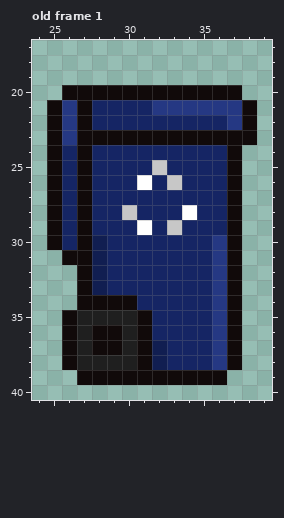
Pixel-art file -- Aseprite WIP/trash chest.aseprite. The first picture shows the starting point.
64x64 pixels, 1 frame. Colours within 5 levels of each other are drawn and written as one. Shown: old frame 1: x 24..39, y 17..40. The commit also changed other frames, which this record leaves out.
The result:
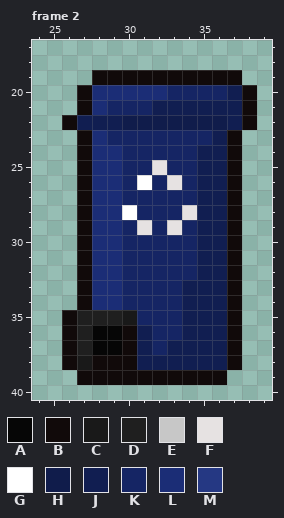
Palette (. is transparent): A #060606  B #110a0a  C #191919  D #1f1f1f  E #c7c7c7  F #e6e2e2  G #ffffff  H #101c4b  J #111e51  K #152564  L #1b2d76  M #253883
A new or re-ordered frame is compared with the old frame closest to it.
From old to new:
frames 1 -> 2
Frame 2 is new; against old frame 1:
y 19: x 28..37 .......... -> BBBBBBBBBB
y 20: x 26 B -> .; x 28..38 BBBBBBBBBB. -> LLLLLKKKKJB
y 21: x 25..26 BM -> ..; x 28 K -> L; x 32..37 MMMMMM -> JJJJJJ
y 22: x 25..37 BMBKKKKKKKKKM -> .BJJJHHHHHHHJ
y 23: x 25..26 BM -> ..; x 28..36 BBBBBBBBB -> LKKKKKKKJ; x 38 B -> .
y 24: x 25..26 BK -> ..; x 28..29 KK -> LL; x 35..36 KK -> JJ
y 25: x 25..26 BK -> ..; x 28..29 KK -> LL; x 32 E -> F; x 35..36 KK -> JJ
y 26: x 25..26 BK -> ..; x 28..29 KK -> LL; x 33 E -> F; x 35..36 KK -> JJ
y 27: x 25..26 BK -> ..; x 28..29 KK -> LL; x 35..36 KK -> JJ
y 28: x 25..26 BK -> ..; x 28..30 KKE -> LLG; x 34..36 GKK -> FJJ
y 29: x 25..26 BK -> ..; x 28..29 KK -> LL; x 31 G -> F; x 33 E -> F; x 35..36 KK -> JJ
y 30: x 25..26 BK -> ..; x 28..29 JK -> LL; x 35..36 KM -> JJ
y 31: x 26 B -> .; x 28..29 JK -> LL; x 35..36 KM -> JJ
y 32: x 28..29 JK -> LL; x 35..36 KM -> JJ
y 33: x 28..29 JK -> LL; x 34..36 KKM -> JJJ
y 34: x 28..30 BBB -> LLK; x 34..36 KKM -> JJJ
y 35: x 30..31 DB -> CK; x 34..36 KKM -> JJJ
y 36: x 28..31 BBDB -> AABJ; x 34..36 KKM -> JJJ
y 37: x 28..36 BBDBJKKKM -> AABJKJJJJ
y 38: x 27..31 DDDDB -> CBBBJ; x 33..36 KKKM -> JJJJ
Changed places in both pictures, as pixel boxes (x1, y1, x2, y2):
changed: (47, 70, 257, 370)
